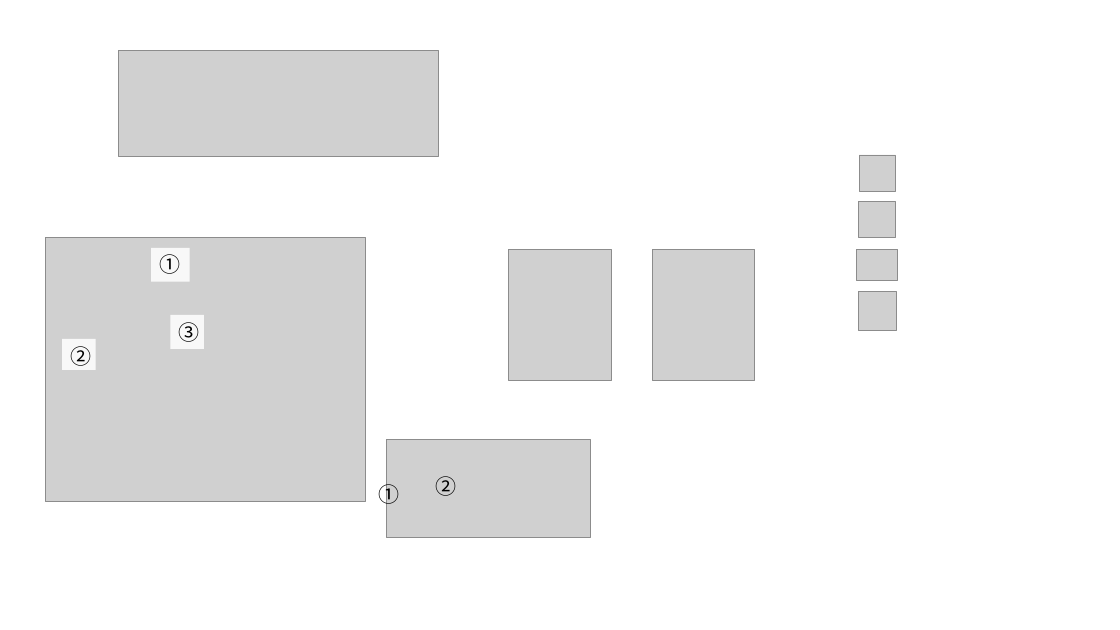
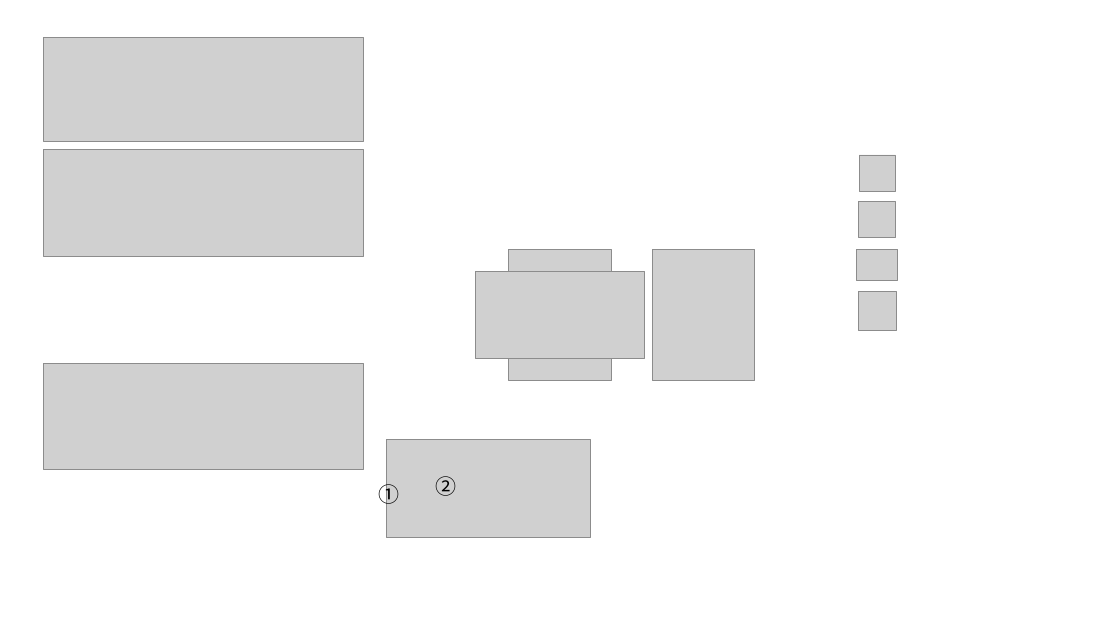
Before and after one commit to KeisukeSugita/Seat-monitoring-system, a slide deck: slide 9 of doc/図/図原本.pptx. Drawn at 1120x630 pixels with LibreOffice and Linux fonts; fonts in the diff are those of the drawing; grey boxes stand for pictures; background and template pictures are left out. Boxes give left, top, right and bottom in pixels: in the first picture for what was removed or moved away, otherwise in the second. Text is boxed around its words. In the diff, an @@ line names an element or a change of style, - is before the commit and + after.

```diff
--- a/doc/図/図原本.pptx
+++ b/doc/図/図原本.pptx
@@ picture added at bbox=[44, 38, 364, 142] @@
@@ picture added at bbox=[44, 150, 364, 256] @@
@@ picture removed at bbox=[45, 238, 365, 502] @@
@@ rectangle removed at bbox=[151, 248, 190, 281] @@
-①
@@ picture added at bbox=[476, 271, 644, 359] @@
@@ rectangle removed at bbox=[171, 315, 204, 349] @@
-③
@@ rectangle removed at bbox=[62, 339, 96, 371] @@
-②
@@ picture: place and size @@
-picture at bbox=[118, 50, 439, 156]
+picture at bbox=[44, 364, 364, 470]
```
Also in this commit, not shown: 2 other files.
